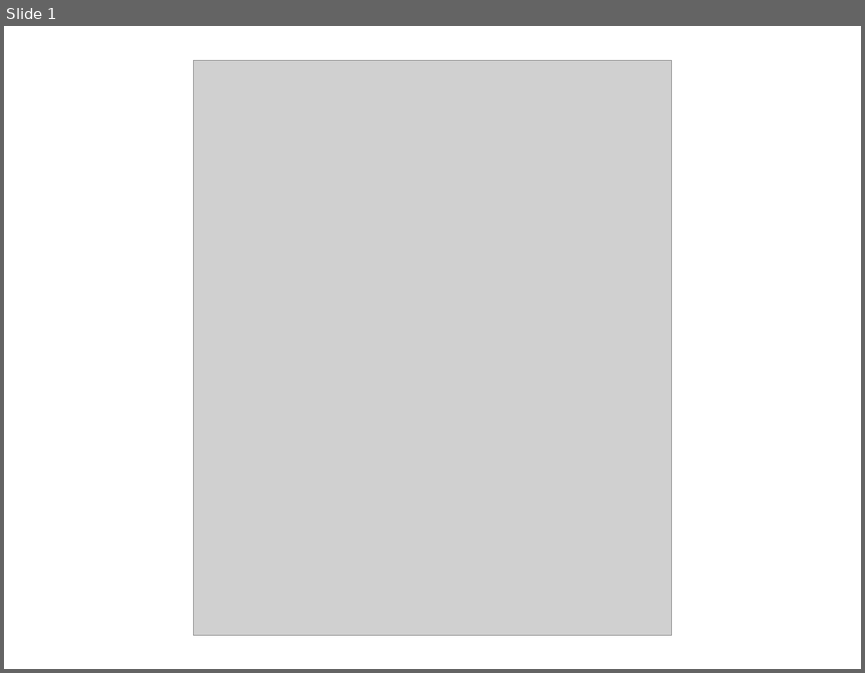
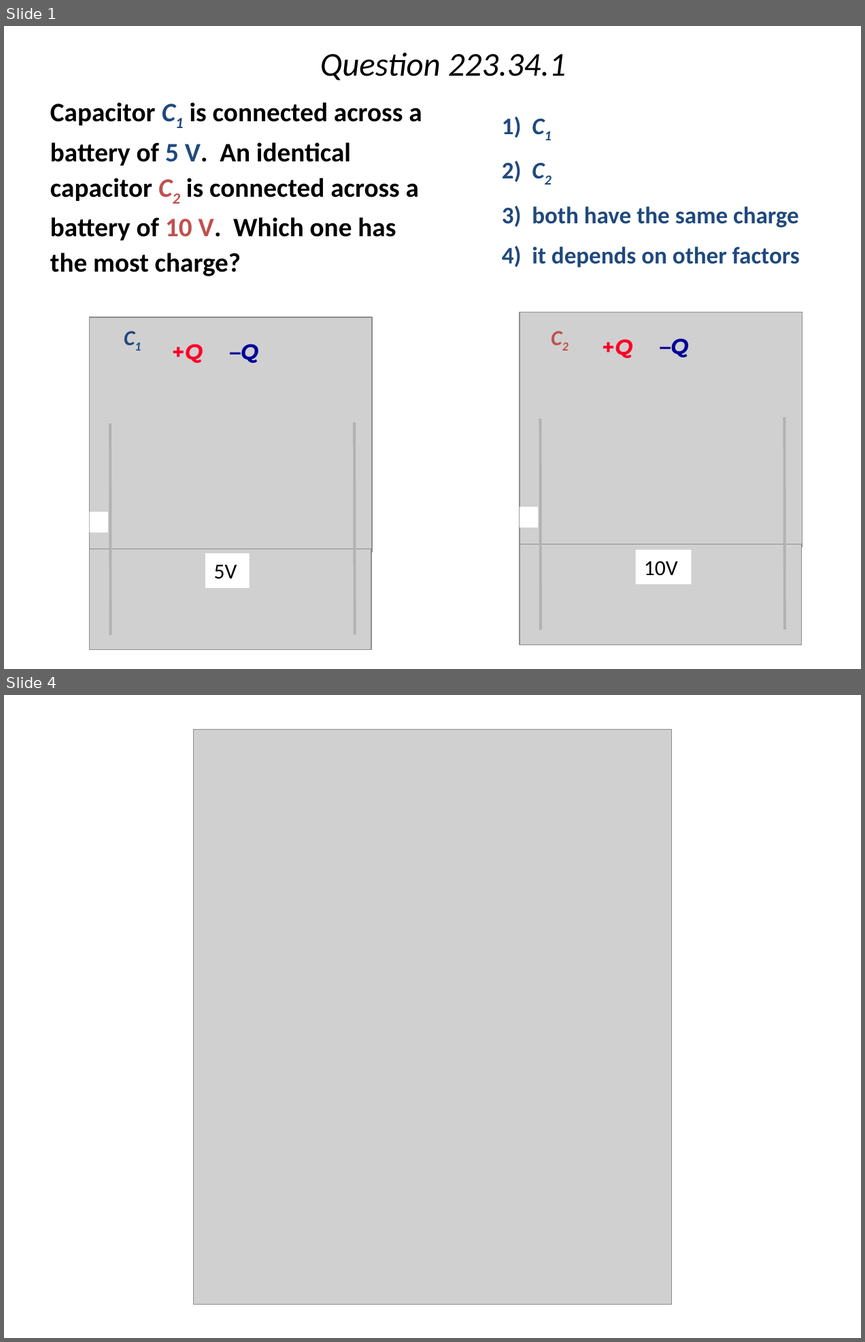
Before and after one commit to rtlines/PH223-Engineering-Physics, a slide deck: Slides/PH223_Lecture_34.pptx. Shown one above the other, each under a label of ours: slide 1 before the commit, slides 1 and 4 after it; the slides between them are not shown. The pictures are 865x673 and 865x1342 pixels, drawn with LibreOffice and Linux fonts; fonts in the diff are those of the drawing; grey boxes stand for pictures. Boxes give left, top, right and bottom in pixels: in the first picture for what was removed or moved away, otherwise in the second. Text is boxed around its words. In the diff, an @@ line names an element or a change of style, - is before the commit and + after.

```diff
--- a/Slides/PH223_Lecture_34.pptx
+++ b/Slides/PH223_Lecture_34.pptx
@@ slide 1 added at <box>4,26,861,669</box>, background #FFFFFF @@
@@ title added at <box>320,53,566,80</box>, 28 pt, text #000000, italic @@
+Question 223.34.1
@@ text added at <box>50,102,422,276</box>, 22.4 pt, text #000000, bold @@
+Capacitor C1 is connected across a battery of 5 V. An identical capacitor C2 is connected across a battery of 10 V. Which one has the most charge?
@@ text added at <box>502,116,800,267</box>, 20 pt, text #1F497D, bold @@
+1) C1
+2) C2
+3) both have the same charge
+4) it depends on other factors
@@ text added at <box>116,319,156,353</box>, 18 pt, text #1F497D, bold, italic @@
+C1
@@ text added at <box>542,319,583,353</box>, 18 pt, text #C0504D, bold, italic @@
+C2
@@ group added at <box>90,317,373,669</box>: 2 ellipses, 2 pictures, 2 lines, 2 texts, 1 rectangle @@
++Q
+–Q
@@ group added at <box>519,312,802,663</box>: 2 ellipses, 2 pictures, 2 lines, 2 texts, 1 rectangle @@
++Q
+–Q
@@ rectangle added at <box>205,553,249,587</box>, fill #FFFFFF, 18 pt, text #000000 @@
+5V
@@ rectangle added at <box>636,550,691,584</box>, fill #FFFFFF, 18 pt, text #000000 @@
+10V
@@ what was slide 1 is now slide 4 @@
```
Also in this commit, not shown: 18 other slides added, 14 other files.
